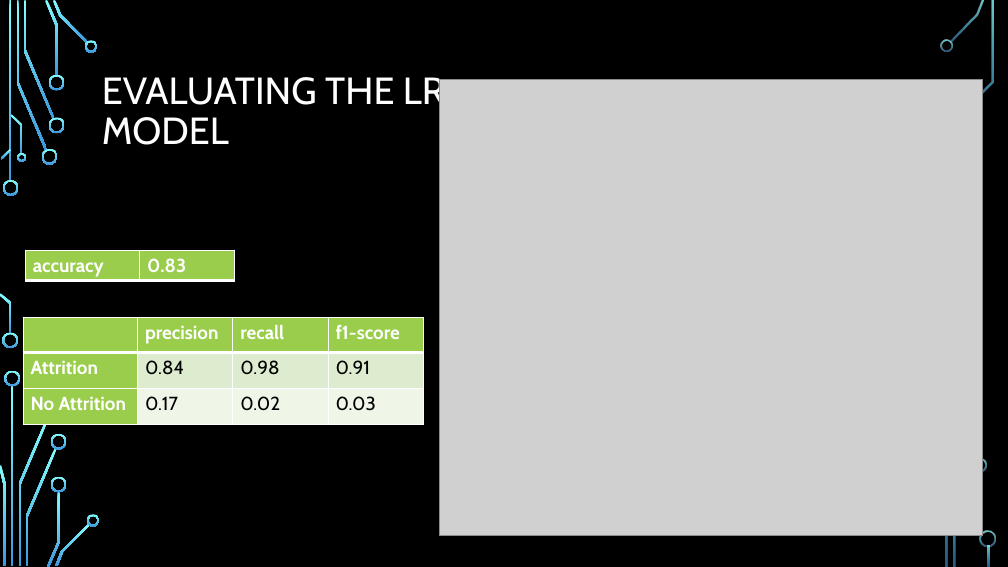
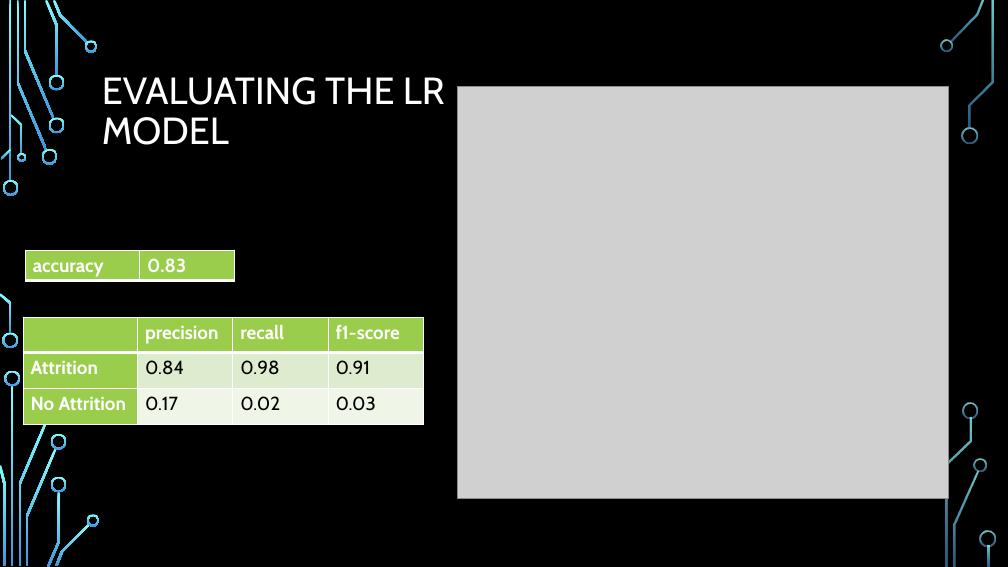
Before and after one commit to ddaniel2024/Project-4, a slide deck: slide 15 of Employee Attrition Prediction Presentation.pptx. Drawn at 1008x567 pixels with LibreOffice and Linux fonts; fonts in the diff are those of the drawing; grey boxes stand for pictures; background and template pictures are left out. Boxes give left, top, right and bottom in pixels: in the first picture for what was removed or moved away, otherwise in the second. Text is boxed around its words. In the diff, an @@ line names an element or a change of style, - is before the commit and + after.

```diff
--- a/Employee Attrition Prediction Presentation.pptx
+++ b/Employee Attrition Prediction Presentation.pptx
@@ picture: place and size @@
-picture at (439, 79, 983, 536)
+picture at (457, 86, 948, 498)
@@ freeform shape added at (962, 127, 978, 143), fill gradient #82FFFF to #3D97DE @@
@@ freeform shape added at (963, 402, 979, 418), fill gradient #82FFFF to #3D97DE @@
```
Also in this commit, not shown: 12 other slides changed, 8 slides added, 8 slides removed, 10 other files.
